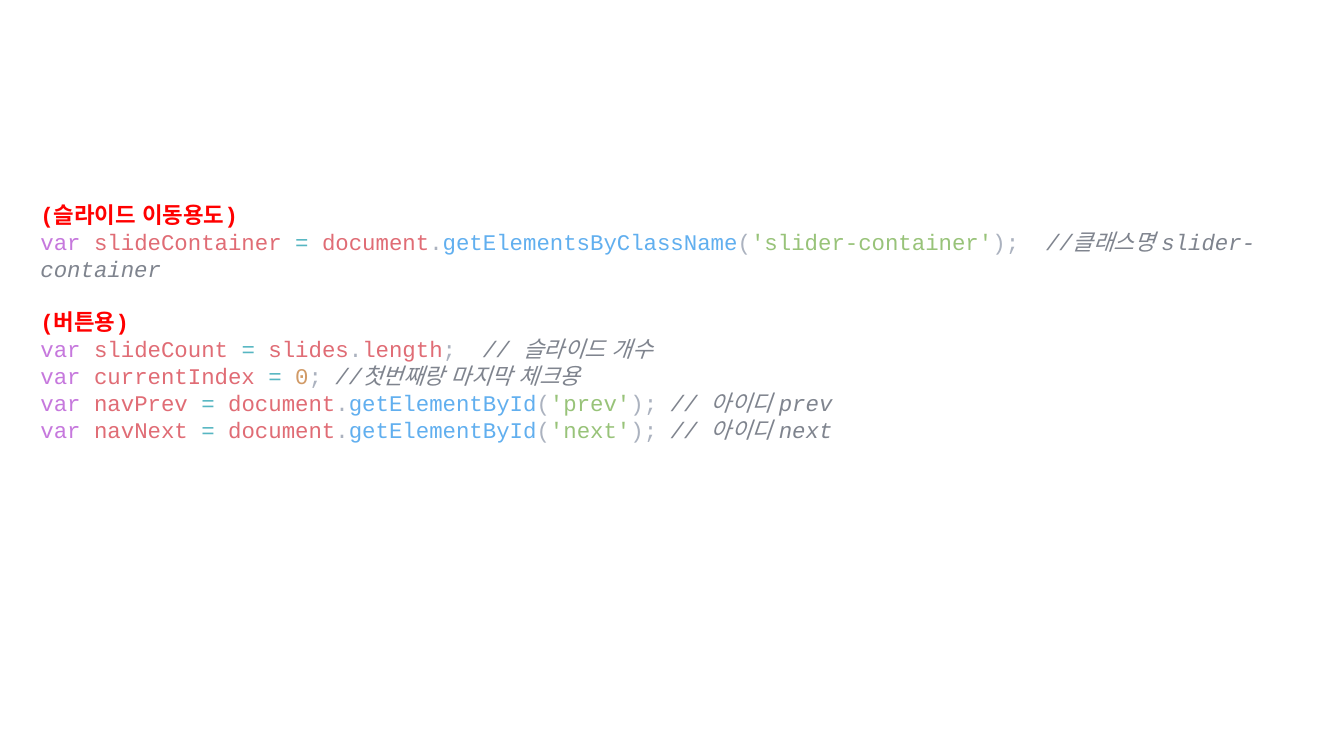
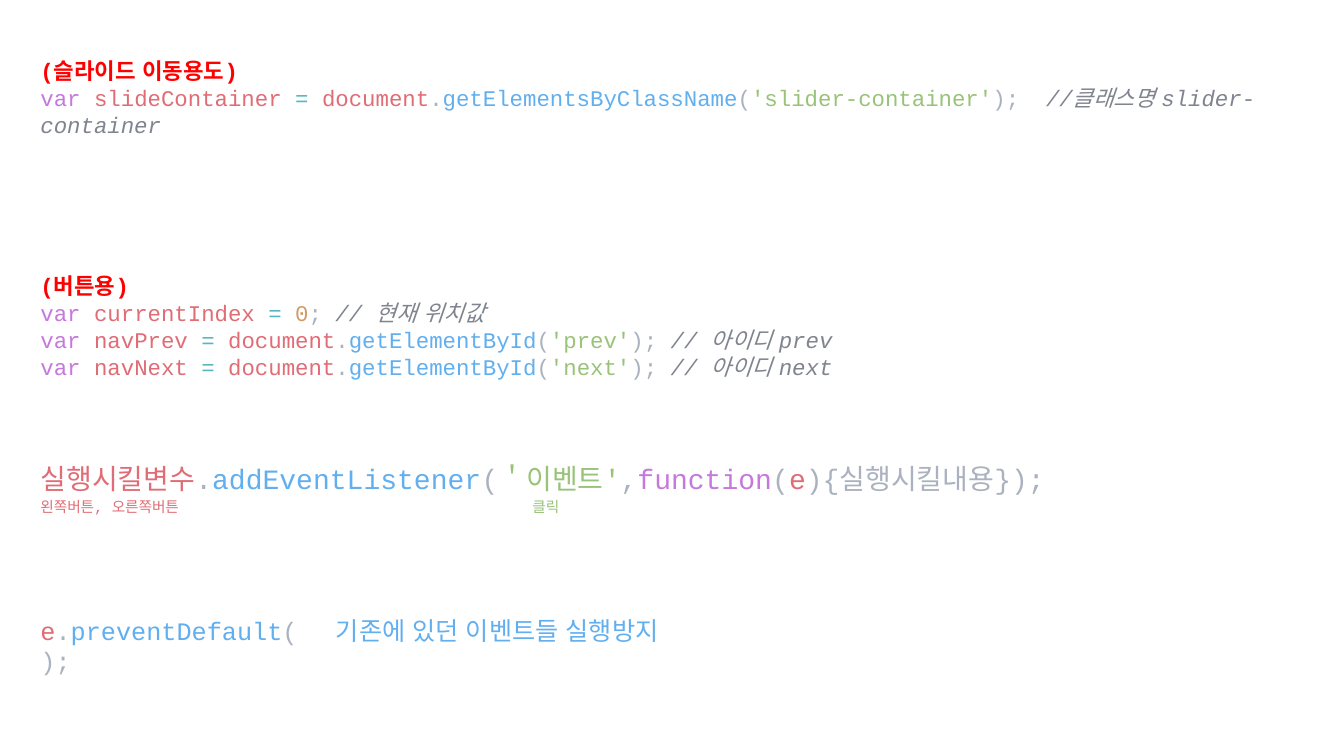
Before and after one commit to lsh58/Javascript, a slide deck: slide 2 of study/ex03_제작/추가내용.pptx (slide 1 before the commit). Drawn at 1344x756 pixels with LibreOffice and Linux fonts; fonts in the diff are those of the drawing. Boxes give left, top, right and bottom in pixels: in the first picture for what was removed or moved away, otherwise in the second. Text is boxed around its words. In the diff, an @@ line names an element or a change of style, - is before the commit and + after.

```diff
--- a/study/ex03_제작/추가내용.pptx
+++ b/study/ex03_제작/추가내용.pptx
@@ text "(슬라이드 이동용도)": place and size @@
-text "(슬라이드 이동용도)" at <box>40,204,1019,443</box>
+text "(슬라이드 이동용도)" at <box>40,60,1019,380</box>
@@ text at <box>40,302,485,325</box>: text changed @@
-var slideCount = slides.length; // 슬라이드 개수
-var currentIndex = 0; //첫번째랑 마지막 체크용
+var currentIndex = 0; // 현재 위치값
@@ text added at <box>40,464,1044,495</box>, 20 pt, text #61AFEF @@
+실행시킬변수.addEventListener(＇이벤트',function(e){실행시킬내용});
@@ text added at <box>40,500,179,515</box>, 10.5 pt, text #E06C75 @@
+왼쪽버튼, 오른쪽버튼
@@ text added at <box>532,500,559,513</box>, 10.5 pt, text #98C379 @@
+클릭
@@ text added at <box>40,622,297,645</box>, 18 pt, text #61AFEF @@
+e.preventDefault();
@@ text added at <box>336,619,659,642</box>, 18 pt, text #61AFEF @@
+기존에 있던 이벤트들 실행방지
```
Also in this commit, not shown: 1 other slide changed, 6 slides added, 2 slides removed, 1 other file.
